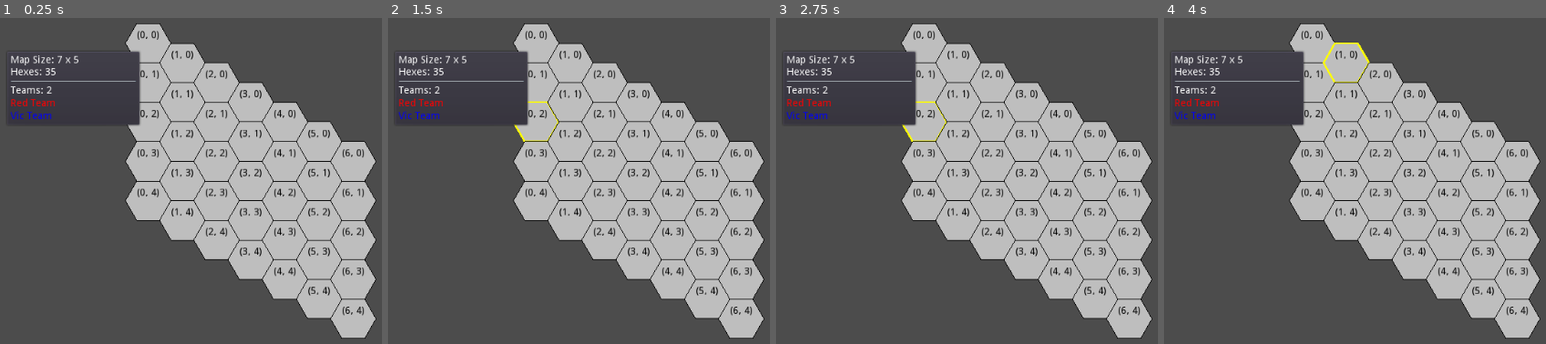
Above: before the commit, frames 1-4 (left to right).
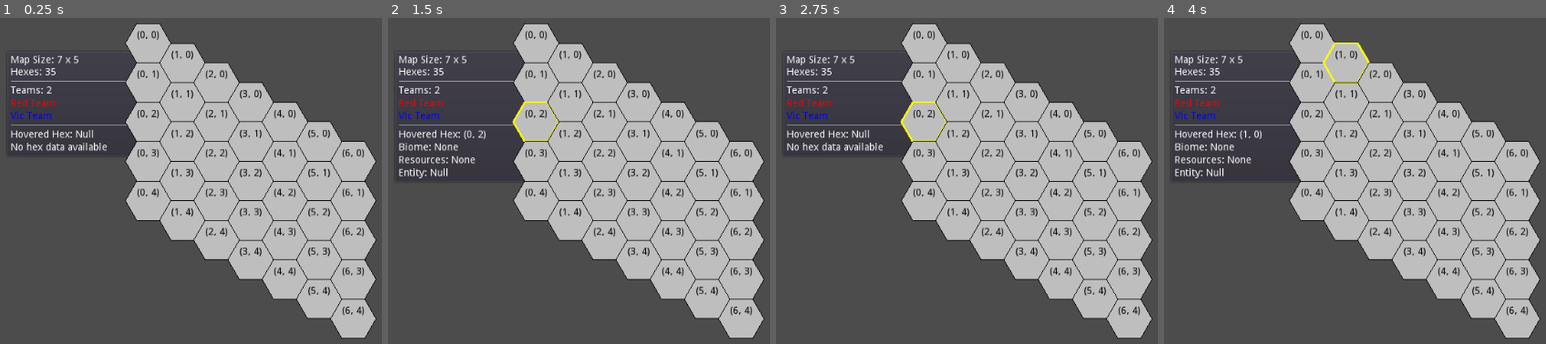
Above: after the commit, the same moments.

Repository: vgMonky/hexa_survival
Game: Godot game, scene res://hex_survival/main.tscn
The game is run twice, just before and just after one commit, with the same random seed, the same clock (stepped at 60 frames per second) and the same inputs.
Inputs (mouse positions are in pixels of both pictures, inside the frame that each line leads up to):
- Up to frame 1 (0.25 s): no input
- Up to frame 2 (1.5 s): tap Enter at 0.5 s; drag from (536, 44) to (536, 161) at 0.52 s; tap Space at 1.25 s; drag from (536, 83) to (536, 200) at 1.27 s
- Up to frame 3 (2.75 s): tap Enter at 2 s; move the mouse to (924, 122) at 2.02 s; click (924, 122) at 2.17 s
- Up to frame 4 (4 s): tap Space at 2.75 s; drag from (1312, 161) to (1347, 63) at 2.77 s; tap Enter at 3.5 s; drag from (1312, 200) to (1347, 63) at 3.52 s

The runs differ from the first frame. In frame 1, 1.2% of the frame differs, in the area x 2-37%, y 10-41%; in frame 2, 1.5%, in the area x 2-37%, y 10-50%; in frame 3, 1.2%; in frame 4, 1.4%.

Commit message:
info ui shows hevered hex info

Diff:
--- a/hex_survival/main.gd
+++ b/hex_survival/main.gd
@@ -16,10 +16,10 @@
 		"team_color": Color.blue
 	})
 
+	var info_ui = InfoUI.new()
+	add_child(info_ui)
+	info_ui.update_state_info(state_manager.current_state, null)
+
 	var map_view = MapView.new()
 	add_child(map_view)
-	map_view.initialize(state_manager)
-
-	var info_ui = InfoUI.new()
-	add_child(info_ui)
-	info_ui.update_state_info(state_manager.current_state)
+	map_view.initialize(state_manager, info_ui)
--- a/hex_survival/view/map/hex_location.gd
+++ b/hex_survival/view/map/hex_location.gd
@@ -14,9 +14,8 @@
 	# Create the collision shape for the Area2D
 	var collision_shape = CollisionShape2D.new()
 	collision_shape.shape = CircleShape2D.new()
-	collision_shape.shape.radius = HEX_SIZE / 2
+	collision_shape.shape.radius = HEX_SIZE / 1.5
 	add_child(collision_shape)
-
 
 func initialize(pos: Vector2) -> void:
 	hex_pos = pos
--- a/hex_survival/view/map/map_view.gd
+++ b/hex_survival/view/map/map_view.gd
@@ -8,14 +8,16 @@
 const MIN_ZOOM: float = 0.5
 const MAX_ZOOM: float = 2.0
 const ZOOM_SPEED: float = 0.1
+var info_ui: InfoUI
 
 func _ready() -> void:
 	camera = Camera2D.new()
 	camera.make_current()
 	add_child(camera)
 
-func initialize(manager: StateManager) -> void:
+func initialize(manager: StateManager, info_ui_instance: InfoUI) -> void:
 	state_manager = manager
+	info_ui = info_ui_instance
 	assert(state_manager.connect("state_updated", self, "_on_state_updated") == OK)
 	_create_visual_map()
 	_center_camera()
@@ -28,6 +30,8 @@
 	for q in range(state_manager.current_state.map_data.width):
 		for r in range(state_manager.current_state.map_data.height):
 			var hex = HexLocation.new()
+			hex.connect("mouse_entered", self, "_on_hex_mouse_entered", [hex])
+			hex.connect("mouse_exited", self, "_on_hex_mouse_exited", [hex])
 			add_child(hex)
 			var pos = Vector2(q, r)
 			hex.position = _get_hex_position(pos)
@@ -66,6 +70,16 @@
 			zoom_level = clamp(zoom_level + ZOOM_SPEED, MIN_ZOOM, MAX_ZOOM)
 			camera.zoom = Vector2.ONE * zoom_level
 
+func _on_hex_mouse_entered(hex: HexLocation) -> void:
+	_update_info_ui(hex.hex_pos)
+
+func _on_hex_mouse_exited(_hex: HexLocation) -> void:
+	_update_info_ui(null)
+
+func _update_info_ui(hovered_hex) -> void:
+	if info_ui:
+		info_ui.update_state_info(state_manager.current_state, hovered_hex)
+
 func _on_state_updated() -> void:
 	_create_visual_map()
 	_center_camera()
--- a/hex_survival/view/ui/info_ui.gd
+++ b/hex_survival/view/ui/info_ui.gd
@@ -1,19 +1,23 @@
-# view/ui/info_ui.gd
+# hex_survival/view/ui/info_ui.gd
 class_name InfoUI
 extends UIBox
 
 var map_info: Label
 var team_info: VBoxContainer
+var hex_info: VBoxContainer
 
 func _init(title: String = "", pos_preset: int = Control.PRESET_TOP_RIGHT).(title, pos_preset) -> void:
 	set_margins(-200, 10, -10)
 	map_info = Label.new()
 	team_info = VBoxContainer.new()
+	hex_info = VBoxContainer.new()
 	content.add_child(map_info)
 	content.add_child(HSeparator.new())
 	content.add_child(team_info)
+	content.add_child(HSeparator.new())
+	content.add_child(hex_info)
 
-func update_state_info(state: GameState) -> void:
+func update_state_info(state: GameState, hovered_hex) -> void:
 	map_info.text = "Map Size: %d x %d" % [state.map_data.width, state.map_data.height]
 	map_info.text += "\nHexes: %d" % len(state.map_data.hexes)
 
@@ -31,3 +35,28 @@
 		team_label.text = team_name
 		team_label.modulate = team_data.color
 		team_info.add_child(team_label)
+
+	# Clear the previous hex info
+	for child in hex_info.get_children():
+		child.queue_free()
+
+	# Display the info for the hovered hex
+	var hex_label = Label.new()
+	hex_label.text = "Hovered Hex: %s" % str(hovered_hex)
+	hex_info.add_child(hex_label)
+
+	if hovered_hex in state.map_data.hexes:
+		var hex_data = state.map_data.hexes[hovered_hex]
+		hex_label = Label.new()
+		hex_label.text = "Biome: %s" % str(hex_data.get("biome", "None"))
+		hex_info.add_child(hex_label)
+		hex_label = Label.new()
+		hex_label.text = "Resources: %s" % str(hex_data.get("resources", "None"))
+		hex_info.add_child(hex_label)
+		hex_label = Label.new()
+		hex_label.text = "Entity: %s" % str(hex_data.get("entity", "None"))
+		hex_info.add_child(hex_label)
+	else:
+		hex_label = Label.new()
+		hex_label.text = "No hex data available"
+		hex_info.add_child(hex_label)
